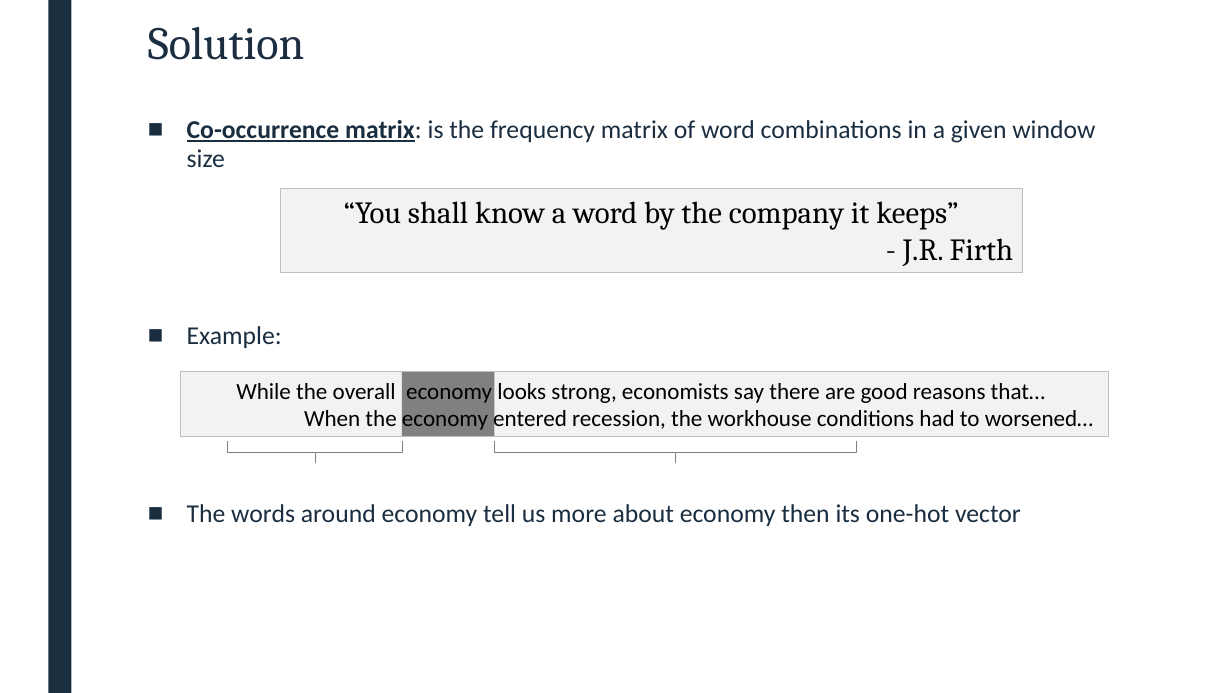
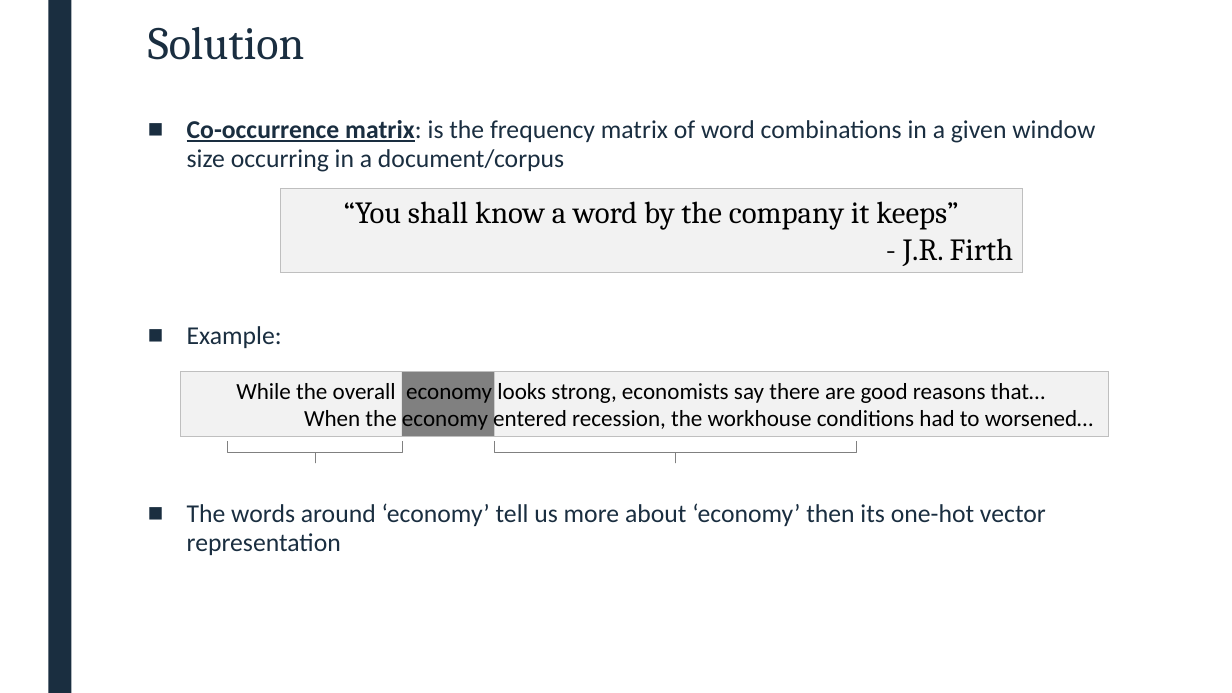
Before and after one commit to akashr050/EECS-597, a slide deck: slide 3 of GloVe_resource_report.pptx. Drawn at 1232x693 pixels with LibreOffice and Linux fonts; fonts in the diff are those of the drawing. Boxes give left, top, right and bottom in pixels: in the first picture for what was removed or moved away, otherwise in the second. Text is boxed around its words. In the diff, an @@ line names an element or a change of style, - is before the commit and + after.

```diff
--- a/GloVe_resource_report.pptx
+++ b/GloVe_resource_report.pptx
@@ text at [187, 120, 1095, 172]: text changed @@
-■ Co-occurrence matrix: is the frequency matrix of word combinations in a given window size
+■ Co-occurrence matrix: is the frequency matrix of word combinations in a given window size occurring in a document/corpus
@@ text at [187, 503, 1046, 555]: text changed @@
-■ The words around economy tell us more about economy then its one-hot vector
+■ The words around ‘economy’ tell us more about ‘economy’ then its one-hot vector representation
```
Also in this commit, not shown: 1 other slide changed, 1 slide added, 1 other file.
